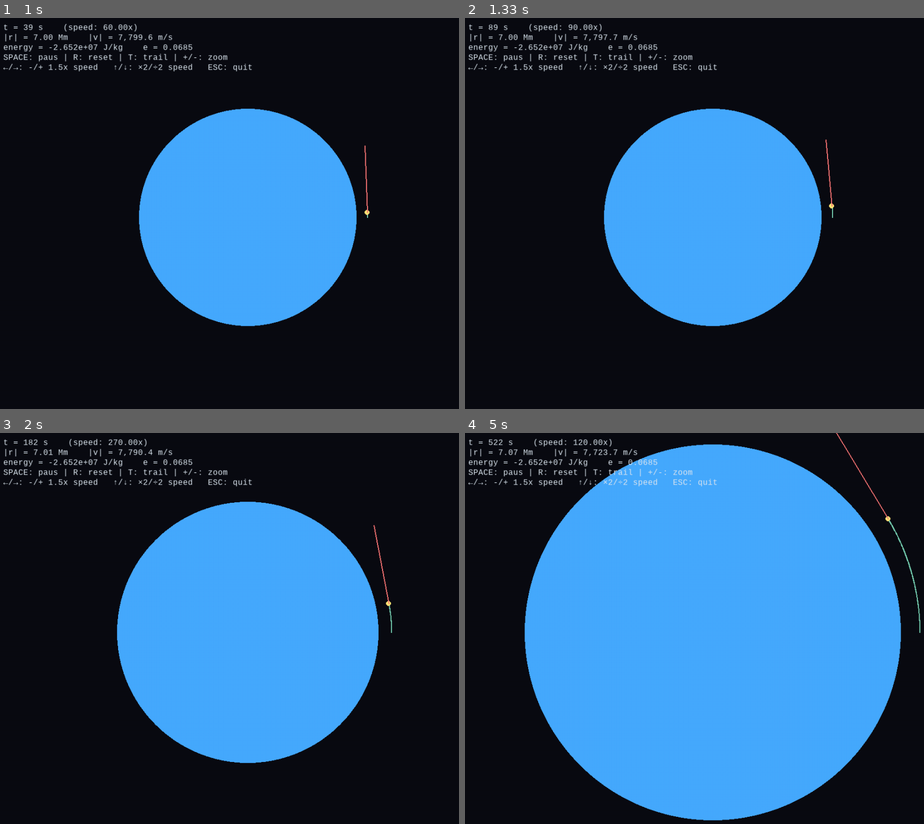
Above: before the commit, frames 1-4 (two rows, left to right).
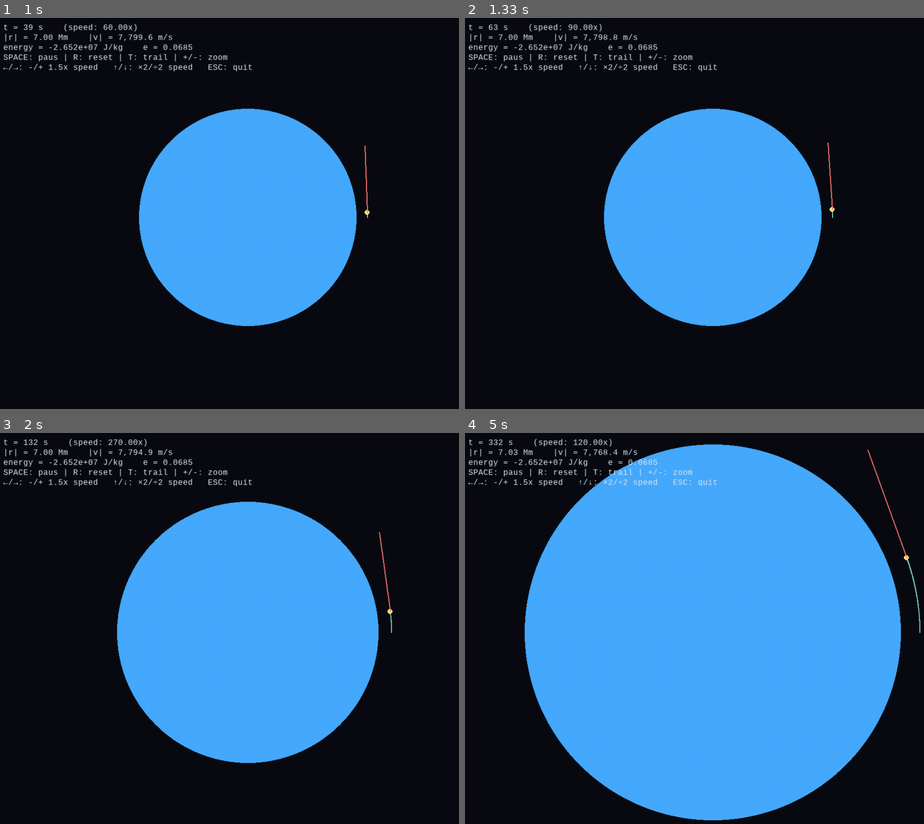
Above: after the commit, the same moments.

Repository: askel-dev/gymnasiearbete-omloppsbana
Game: pygame game, started from src/orbit_pygame.py
Same seed, same stepped clock (60 frames per second), same inputs: the game is played once before the commit and once after it.
Inputs:
- Up to frame 1 (1 s): tap = at 0.33 s; tap Space at 0.67 s
- Up to frame 2 (1.33 s): hold Right from 1 s (still down); tap Space at 1.07 s
- Up to frame 3 (2 s): tap Space at 1.37, 1.57, 1.9 s; release Right at 1.47 s; hold Up 1.5-1.8 s; hold Right from 1.83 s (still down); tap = at 1.98 s
- Up to frame 4 (5 s): tap Space at 2.2, 2.4, 2.7, 3.3, 3.6, 3.73, 4.8 s; release Right at 2.3 s; hold Left 2.33-2.87 s; hold Left 3.23-3.63 s; tap = at 3.38, 4.88 s; hold Up 3.67-4.03 s; hold Down from 4.73 s (still down)

Frame 1 is identical in both runs. In frame 2, 0.1% of the frame differs, in the area x 5-81%, y 1-50%; in frame 3, 0.2%; in frame 4, 0.3%, in the area x 5-99%, y 0-42%.

Commit message:
Improve adaptive simulation speed handling

Diff:
--- a/src/orbit_pygame.py
+++ b/src/orbit_pygame.py
@@ -151,15 +151,22 @@
         sim_dt_target = frame_dt_real * real_time_speed
         accumulator += sim_dt_target
 
-        substeps = 0
-        while accumulator >= DT_PHYS and not paused and substeps < MAX_SUBSTEPS:
-            r, v = rk4_step(r, v, DT_PHYS)
-            t_sim += DT_PHYS
-            accumulator -= DT_PHYS
-            substeps += 1
-
-            if show_trail:
-                trail.append((r[0], r[1]))
+        if paused:
+            accumulator = 0.0
+
+        time_to_simulate = accumulator if not paused else 0.0
+        if time_to_simulate > 0.0:
+            steps_needed = max(1, math.ceil(time_to_simulate / DT_PHYS))
+            steps_to_run = min(steps_needed, MAX_SUBSTEPS)
+            dt_step = time_to_simulate / steps_to_run
+
+            for _ in range(steps_to_run):
+                r, v = rk4_step(r, v, dt_step)
+                t_sim += dt_step
+                if show_trail:
+                    trail.append((r[0], r[1]))
+
+            accumulator = 0.0
 
         # --- Render ---
         screen.fill(BG_COLOR)
